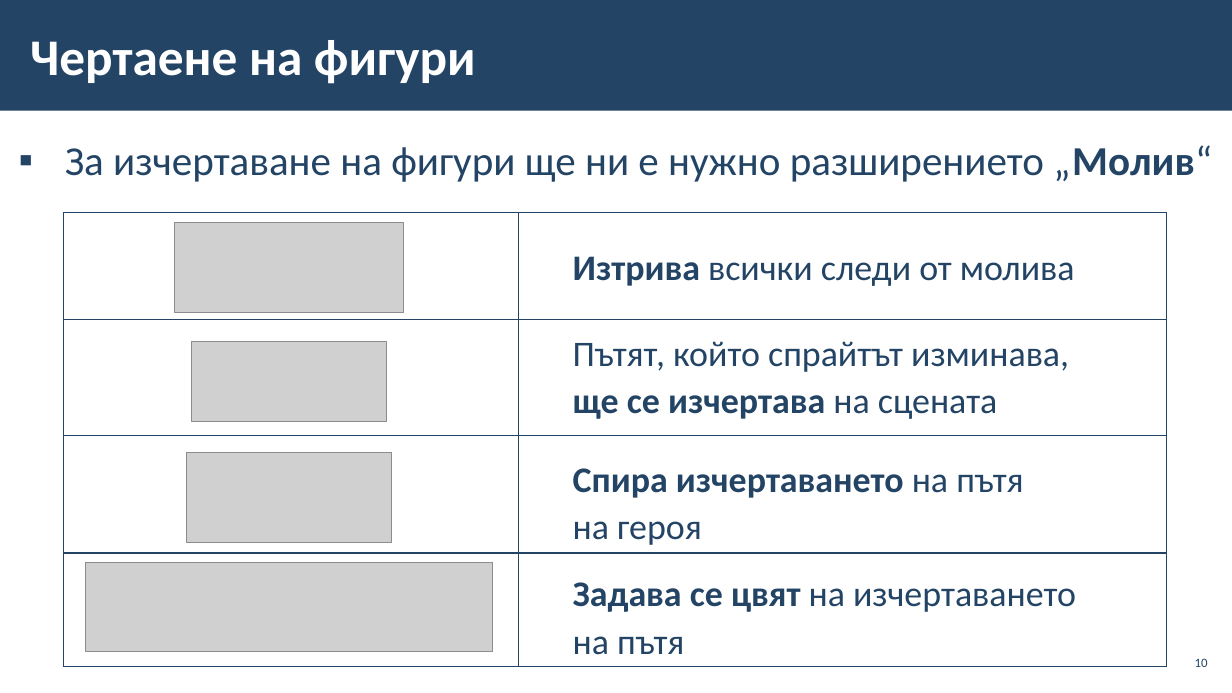
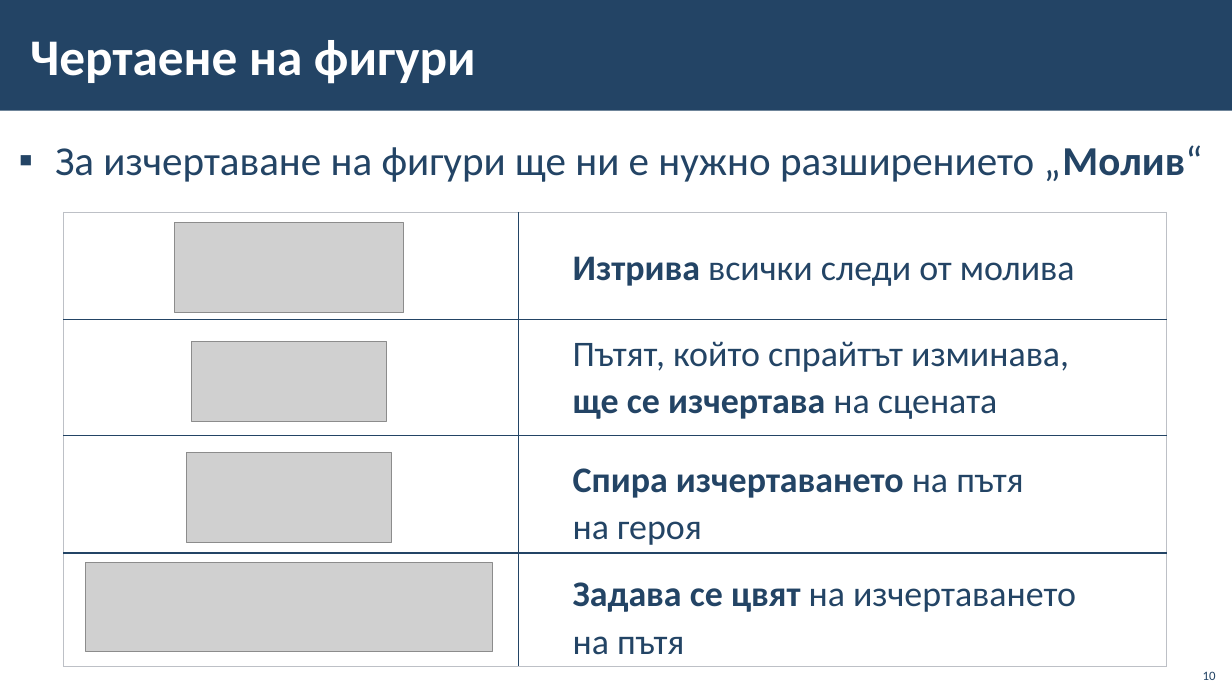
Before and after one commit to BG-IT-Edu/School-Programming, a slide deck: slide 10 of Courses/Computer-Modeling-and-IT/Computer-Modeling-and-IT-5-Class/18-Drawing-Figures/18-Drawing-Figures.pptx. Drawn at 1232x693 pixels with LibreOffice and Linux fonts; fonts in the diff are those of the drawing; grey boxes stand for pictures; background and template pictures are left out. Boxes give left, top, right and bottom in pixels: in the first picture for what was removed or moved away, otherwise in the second. Text is boxed around its words. In the diff, an @@ line names an element or a change of style, - is before the commit and + after.

```diff
--- a/Courses/Computer-Modeling-and-IT/Computer-Modeling-and-IT-5-Class/18-Drawing-Figures/18-Drawing-Figures.pptx
+++ b/Courses/Computer-Modeling-and-IT/Computer-Modeling-and-IT-5-Class/18-Drawing-Figures/18-Drawing-Figures.pptx
@@ text "За изчертаване на фигури ще ..." at (55, 145, 1203, 182): indent changed @@
@@ page number: place and size @@
-page number at (1195, 658, 1208, 667)
+page number at (1203, 671, 1216, 680)
@@ page number at (1203, 671, 1216, 680): vertical alignment middle to bottom @@
```
Also in this commit, not shown: 12 other slides changed, 3 slides added, 3 slides removed, 5 other files.
